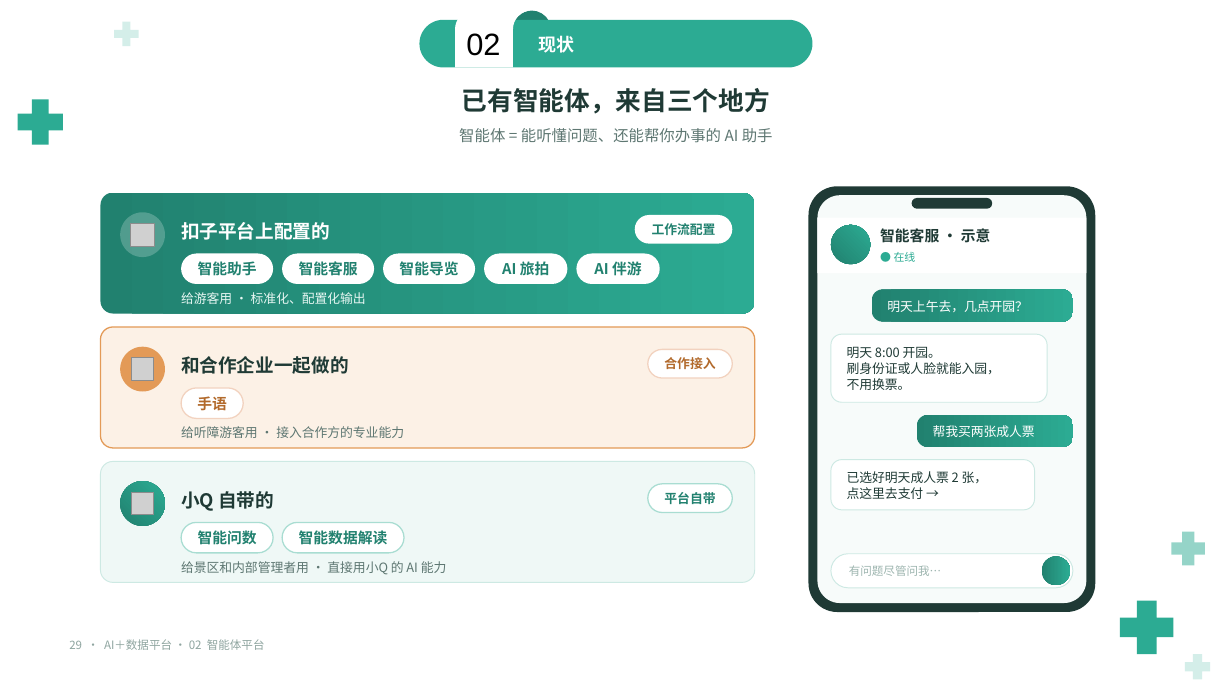
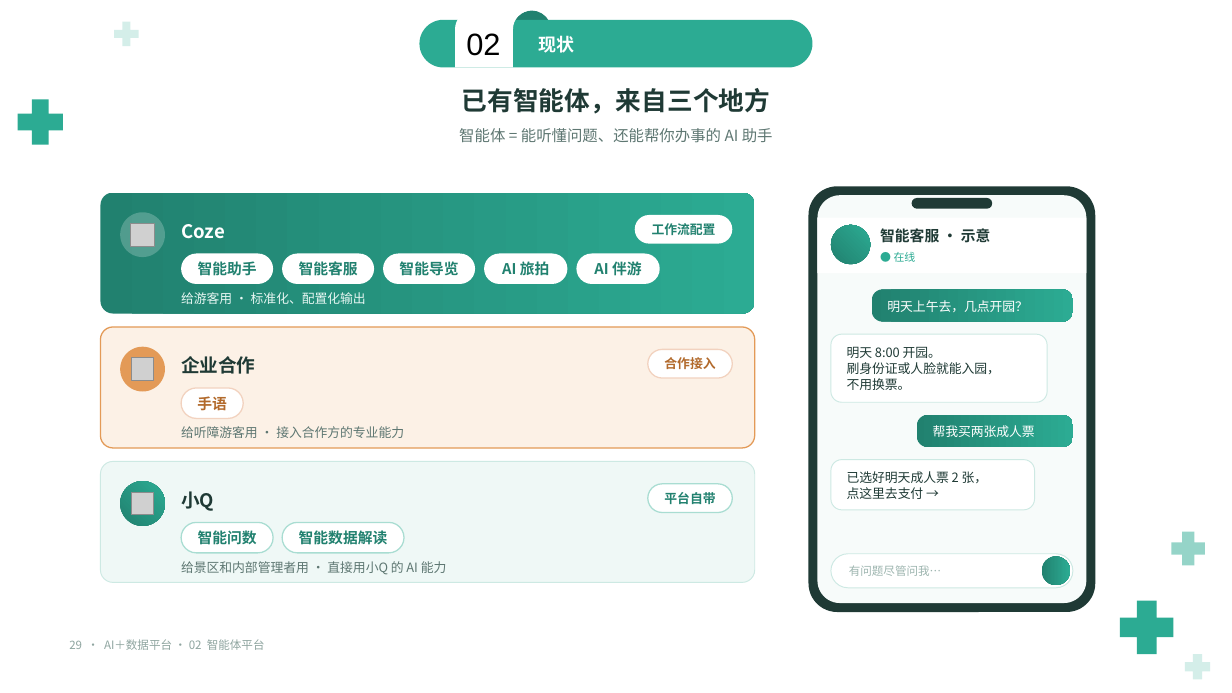
Before and after one commit to keanying/relevance, a slide deck: slide 29 of AI＋数据平台_老板汇报_青绿模板.pptx. Drawn at 1232x693 pixels with LibreOffice and Linux fonts; fonts in the diff are those of the drawing; grey boxes stand for pictures; background and template pictures are left out. Boxes give left, top, right and bottom in pixels: in the first picture for what was removed or moved away, otherwise in the second. Text is boxed around its words. In the diff, an @@ line names an element or a change of style, - is before the commit and + after.

```diff
--- a/AI＋数据平台_老板汇报_青绿模板.pptx
+++ b/AI＋数据平台_老板汇报_青绿模板.pptx
@@ text at (x1=181, y1=224, x2=225, y2=239): text changed @@
-扣子平台上配置的
+Coze
@@ text at (x1=181, y1=356, x2=255, y2=374): text changed @@
-和合作企业一起做的
+企业合作
@@ text at (x1=181, y1=491, x2=214, y2=511): text changed @@
-小Q 自带的
+小Q
```
Also in this commit, not shown: 10 other slides changed.
